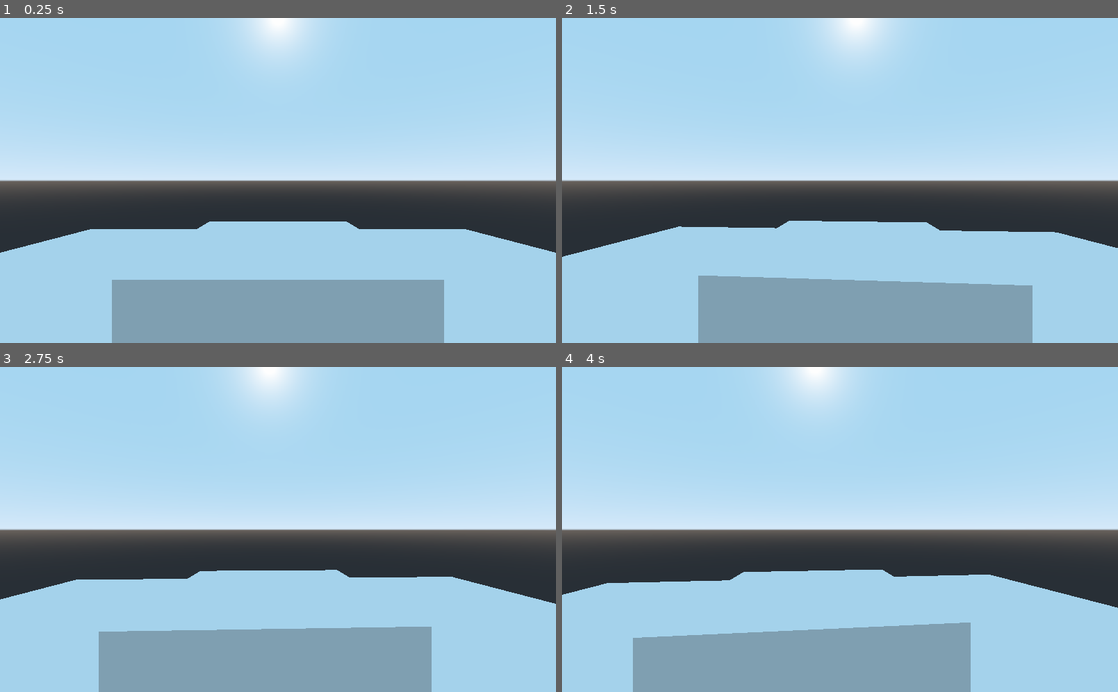
Above: before the commit, frames 1-4 (two rows, left to right).
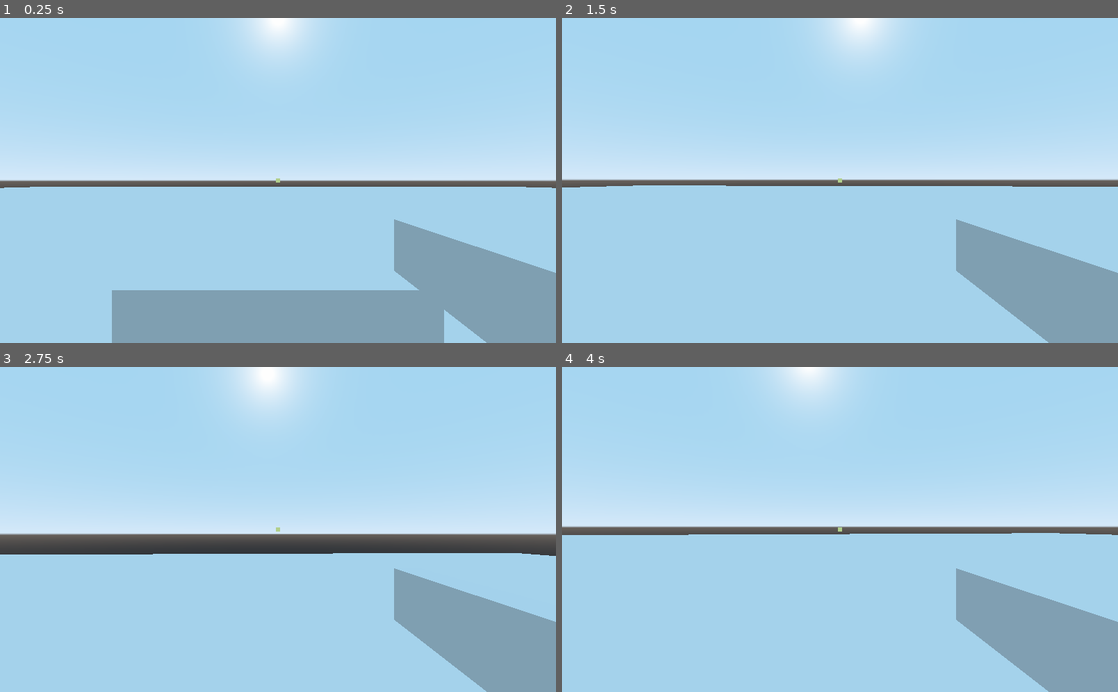
Above: after the commit, the same moments.

Repository: Boyquotes/OutOfOrderGame
Game: Godot game, scene res://main.tscn
Two runs of this game, one before a commit and one after it. Both use one fixed random seed, a clock stepped at 60 frames per second and the inputs below.
Inputs (mouse positions are in pixels of both pictures, inside the frame that each line leads up to):
- Up to frame 1 (0.25 s): no input
- Up to frame 2 (1.5 s): tap Enter at 0.5 s; move the mouse to (867, 180) at 0.52 s; press the mouse at (867, 180) at 0.53 s; hold W (move_forward, bound only after the commit) from 0.53 s (still down); tap Space (jump, bound only after the commit) at 0.77, 0.8, 1.07, 1.25, 1.35 s; move the mouse to (812, 180) at 1.27 s; release the mouse at (812, 180) at 1.28 s
- Up to frame 3 (2.75 s): keep holding W (move_forward, bound only after the commit); tap Space (jump, bound only after the commit) at 1.52, 1.82, 2.3 s; click (250, 529) at 1.55 s; tap Enter at 2 s; move the mouse to (289, 523) at 2.02 s; press the mouse at (289, 523) at 2.03 s
- Up to frame 4 (4 s): keep holding W (move_forward, bound only after the commit); move the mouse to (834, 536) at 2.77 s; release the mouse at (834, 536) at 2.78 s; click (834, 536) at 2.85 s; tap Space (jump, bound only after the commit) at 3.02, 3.32, 3.5 s; move the mouse to (878, 532) at 3.52 s; hold Space (jump, bound only after the commit) from 3.53 s (still down)

The runs differ from the first frame. In frame 1, 22% of the frame differs, in the area x 0-100%, y 49-100%; in frame 2, 31%; in frame 3, 28%; in frame 4, 34%, in the area x 0-100%, y 48-100%.
Error after the commit: Attempt to call function 'add_child' in base 'null instance' on a null instance. (res://player.gd:91)

Commit message:
added movement, gun, bullet hole

Diff:
--- /dev/null
+++ b/bulletHole.tscn
@@ -0,0 +1,14 @@
+[gd_scene load_steps=3 format=2]
+
+[sub_resource type="PlaneMesh" id=1]
+size = Vector2( 0.5, 0.5 )
+
+[sub_resource type="SpatialMaterial" id=2]
+albedo_color = Color( 0.2, 0.2, 0.2, 1 )
+
+[node name="Spatial" type="Spatial"]
+
+[node name="MeshInstance" type="MeshInstance" parent="."]
+transform = Transform( 1, 0, 0, 0, -4.37114e-08, 1, 0, -1, -4.37114e-08, 0, 0, -0.02 )
+mesh = SubResource( 1 )
+material/0 = SubResource( 2 )
--- a/main.tscn
+++ b/main.tscn
@@ -8,17 +8,29 @@
 [sub_resource type="CapsuleMesh" id=4]
 radius = 0.33
 
+[sub_resource type="CubeMesh" id=7]
+size = Vector3( 0.05, 0.1, 0.5 )
+
 [sub_resource type="PlaneMesh" id=2]
-size = Vector2( 10, 10 )
+size = Vector2( 100, 100 )
+
+[sub_resource type="ConcavePolygonShape" id=6]
+data = PoolVector3Array( 50, 0, 50, -50, 0, 50, 50, 0, -50, -50, 0, 50, -50, 0, -50, 50, 0, -50 )
 
 [sub_resource type="CubeMesh" id=3]
 size = Vector3( 1, 1, 1 )
+
+[sub_resource type="ConcavePolygonShape" id=5]
+data = PoolVector3Array( -0.5, 0.5, 0.5, 0.5, 0.5, 0.5, -0.5, -0.5, 0.5, 0.5, 0.5, 0.5, 0.5, -0.5, 0.5, -0.5, -0.5, 0.5, 0.5, 0.5, -0.5, -0.5, 0.5, -0.5, 0.5, -0.5, -0.5, -0.5, 0.5, -0.5, -0.5, -0.5, -0.5, 0.5, -0.5, -0.5, 0.5, 0.5, 0.5, 0.5, 0.5, -0.5, 0.5, -0.5, 0.5, 0.5, 0.5, -0.5, 0.5, -0.5, -0.5, 0.5, -0.5, 0.5, -0.5, 0.5, -0.5, -0.5, 0.5, 0.5, -0.5, -0.5, -0.5, -0.5, 0.5, 0.5, -0.5, -0.5, 0.5, -0.5, -0.5, -0.5, 0.5, 0.5, 0.5, -0.5, 0.5, 0.5, 0.5, 0.5, -0.5, -0.5, 0.5, 0.5, -0.5, 0.5, -0.5, 0.5, 0.5, -0.5, -0.5, -0.5, 0.5, 0.5, -0.5, 0.5, -0.5, -0.5, -0.5, 0.5, -0.5, 0.5, 0.5, -0.5, -0.5, -0.5, -0.5, -0.5 )
 
 [node name="Main" type="Spatial"]
 
 [node name="Player" type="KinematicBody" parent="."]
 transform = Transform( 1, 0, 0, 0, 1, 0, 0, 0, 1, 0, 0.8, 1.2 )
 script = ExtResource( 1 )
+_camera = NodePath("Camera")
+_raycast = NodePath("Camera/RayCast")
+_mouse_sensitivity = 0.1
 
 [node name="CollisionShape" type="CollisionShape" parent="Player"]
 transform = Transform( 1, 0, 0, 0, -1.62921e-07, -1, 0, 1, -1.62921e-07, 0, 0, 0 )
@@ -32,11 +44,43 @@
 [node name="Camera" type="Camera" parent="Player"]
 transform = Transform( 1, 0, 0, 0, 1, 0, 0, 0, 1, 0, 0.5, 0 )
 
+[node name="RayCast" type="RayCast" parent="Player/Camera"]
+enabled = true
+cast_to = Vector3( 0, 0, -50 )
+
+[node name="MeshInstance" type="MeshInstance" parent="Player/Camera"]
+transform = Transform( 1, 0, 0, 0, 1, 0, 0, 0, 1, 0.25, -0.125, -0.2 )
+mesh = SubResource( 7 )
+material/0 = null
+
 [node name="Ground" type="MeshInstance" parent="."]
 mesh = SubResource( 2 )
 material/0 = null
+
+[node name="StaticBody" type="StaticBody" parent="Ground"]
+
+[node name="CollisionShape" type="CollisionShape" parent="Ground/StaticBody"]
+shape = SubResource( 6 )
 
 [node name="ScaleCube" type="MeshInstance" parent="."]
 transform = Transform( 1, 0, 0, 0, 1, 0, 0, 0, 1, 0, 0.5, 0 )
 mesh = SubResource( 3 )
 material/0 = null
+
+[node name="StaticBody" type="StaticBody" parent="ScaleCube"]
+
+[node name="CollisionShape" type="CollisionShape" parent="ScaleCube/StaticBody"]
+shape = SubResource( 5 )
+
+[node name="CanvasLayer" type="CanvasLayer" parent="."]
+
+[node name="Crosshair" type="ColorRect" parent="CanvasLayer"]
+anchor_left = 0.5
+anchor_top = 0.5
+anchor_right = 0.5
+anchor_bottom = 0.5
+margin_left = -4.0
+margin_top = -4.0
+margin_right = 4.0
+margin_bottom = 4.0
+color = Color( 0.698039, 0.815686, 0.552941, 1 )
--- a/player.gd
+++ b/player.gd
@@ -1,11 +1,101 @@
 extends KinematicBody
 
+export var _camera: NodePath
+export var _raycast: NodePath
 export var _mouse_sensitivity: float = 0.08
+export var _move_speed: float = 3.0
+export var _jump_height: float = 5.0
+export var _gravity: float = 0.25
 
+var _floor_direction: Vector3 = Vector3(0,1,0)
+var _jump_vector: Vector3
+
+
+#Checks mouse movement every frame
 func _ready():
 	Input.set_mouse_mode(Input.MOUSE_MODE_CAPTURED)
 
+
+#Handles aiming every frame
 func _input(event) -> void:
+	aim(event)
+	shoot()
+
+
+#Handles player physics every frame
+func _physics_process(delta):
+	movement()
+
+
+#Handles movement by modifying two vector3s, one for lateral movement and one for longitudinal movement
+#these two vectors3s are then added together and normalised to create the movement vector
+#the move_and_slide function is then called with the movement vector multiplied by the movespeed
+#Handles jumping by checking if the player is on the floor, if so, the player can jump, if not, gravity is added
+func movement():
+	var movement_vector: Vector3
+	var forward_movement: Vector3
+	var sideways_movement: Vector3
+
+
+	if Input.is_action_pressed("move_forward"):
+		forward_movement = -transform.basis.z
+	elif Input.is_action_pressed("move_back"):
+		forward_movement = transform.basis.z
+
+
+	if Input.is_action_pressed("move_left"):
+		sideways_movement = -transform.basis.x
+	elif Input.is_action_pressed("move_right"):
+		sideways_movement = transform.basis.x
+
+
+	if is_on_floor() && Input.is_action_pressed("jump"):
+		_jump_vector = transform.basis.y*_jump_height
+	elif !is_on_floor():
+		_jump_vector.y = clamp(_jump_vector.y - _gravity,-20,100)
+	elif is_on_floor():
+		_jump_vector.y = 0
+
+
+	movement_vector = forward_movement + sideways_movement
+	movement_vector = movement_vector.normalized()
+	movement_vector += _jump_vector
+	move_and_slide(movement_vector * _move_speed, _floor_direction)
+
+
+#Takes an event, checks if the event is mouse motion.
+#Gets relative change of mouse position and rotates camera node acordingly
+func aim(event) -> void:
 	var mouse_motion = event as InputEventMouseMotion
 	if mouse_motion:
 		rotation_degrees.y -= mouse_motion.relative.x * _mouse_sensitivity
+
+		var current_tilt: float = get_node(_camera).rotation_degrees.x
+		current_tilt -= mouse_motion.relative.y * _mouse_sensitivity
+
+		get_node(_camera).rotation_degrees.x = clamp(current_tilt, -90, 90)
+
+
+func shoot() -> void:
+	var raycast = get_node(_raycast)
+	var bullet_hole = preload("res://bulletHole.tscn")
+
+
+	if Input.is_action_pressed("shoot"):
+		var target: Object = raycast.get_collider()
+		var bullet_child = bullet_hole.instance()
+		var surface_direction_up = Vector3(0, 1, 0)
+		var surface_direction_down = Vector3(0, -1, 0)
+
+
+		target.add_child(bullet_child)
+		print (raycast.get_collision_normal())
+
+
+		bullet_child.global_transform.origin = raycast.get_collision_point()
+		if raycast.get_collision_normal() == surface_direction_up:
+			bullet_child.look_at(raycast.get_collision_point() + raycast.get_collision_normal(), Vector3.RIGHT)
+		elif raycast.get_collision_normal() == surface_direction_down:
+			bullet_child.look_at(raycast.get_collision_point() + raycast.get_collision_normal(), Vector3.RIGHT)
+		else:
+			bullet_child.look_at(raycast.get_collision_point() + raycast.get_collision_normal(), Vector3.DOWN)
--- a/project.godot
+++ b/project.godot
@@ -10,7 +10,6 @@
 
 _global_script_classes=[  ]
 _global_script_class_icons={
-
 }
 
 [application]
@@ -19,6 +18,39 @@
 run/main_scene="res://main.tscn"
 config/icon="res://icon.png"
 
+[input]
+
+move_forward={
+"deadzone": 0.5,
+"events": [ Object(InputEventKey,"resource_local_to_scene":false,"resource_name":"","device":0,"alt":false,"shift":false,"control":false,"meta":false,"command":false,"pressed":false,"scancode":87,"physical_scancode":0,"unicode":0,"echo":false,"script":null)
+ ]
+}
+move_left={
+"deadzone": 0.5,
+"events": [ Object(InputEventKey,"resource_local_to_scene":false,"resource_name":"","device":0,"alt":false,"shift":false,"control":false,"meta":false,"command":false,"pressed":false,"scancode":65,"physical_scancode":0,"unicode":0,"echo":false,"script":null)
+ ]
+}
+move_right={
+"deadzone": 0.5,
+"events": [ Object(InputEventKey,"resource_local_to_scene":false,"resource_name":"","device":0,"alt":false,"shift":false,"control":false,"meta":false,"command":false,"pressed":false,"scancode":68,"physical_scancode":0,"unicode":0,"echo":false,"script":null)
+ ]
+}
+move_back={
+"deadzone": 0.5,
+"events": [ Object(InputEventKey,"resource_local_to_scene":false,"resource_name":"","device":0,"alt":false,"shift":false,"control":false,"meta":false,"command":false,"pressed":false,"scancode":83,"physical_scancode":0,"unicode":0,"echo":false,"script":null)
+ ]
+}
+jump={
+"deadzone": 0.5,
+"events": [ Object(InputEventKey,"resource_local_to_scene":false,"resource_name":"","device":0,"alt":false,"shift":false,"control":false,"meta":false,"command":false,"pressed":false,"scancode":32,"physical_scancode":0,"unicode":0,"echo":false,"script":null)
+ ]
+}
+shoot={
+"deadzone": 0.5,
+"events": [ Object(InputEventMouseButton,"resource_local_to_scene":false,"resource_name":"","device":0,"alt":false,"shift":false,"control":false,"meta":false,"command":false,"button_mask":0,"position":Vector2( 0, 0 ),"global_position":Vector2( 0, 0 ),"factor":1.0,"button_index":1,"pressed":false,"doubleclick":false,"script":null)
+ ]
+}
+
 [rendering]
 
 environment/default_environment="res://default_env.tres"
Not shown: 1 places in main.tscn that only renumber resources
